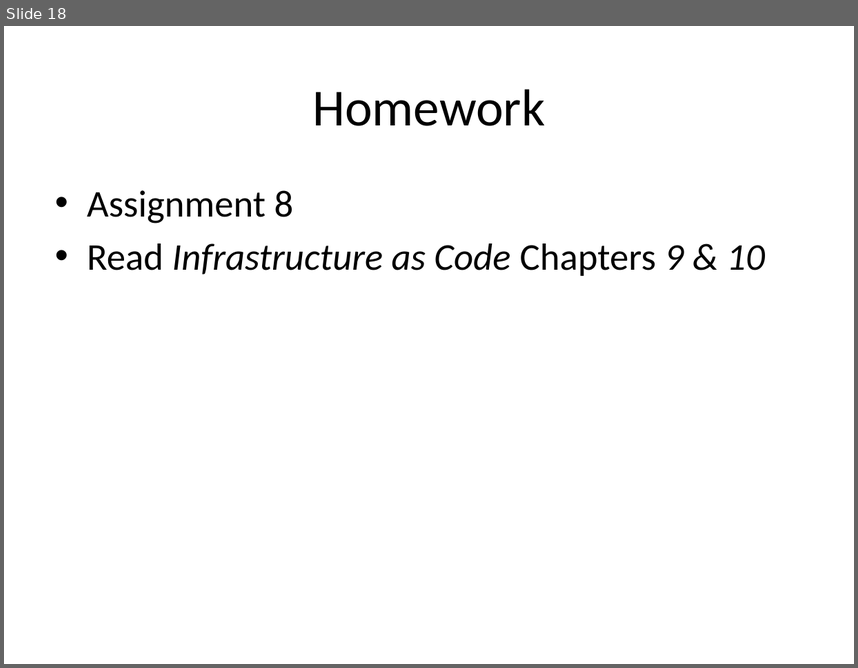
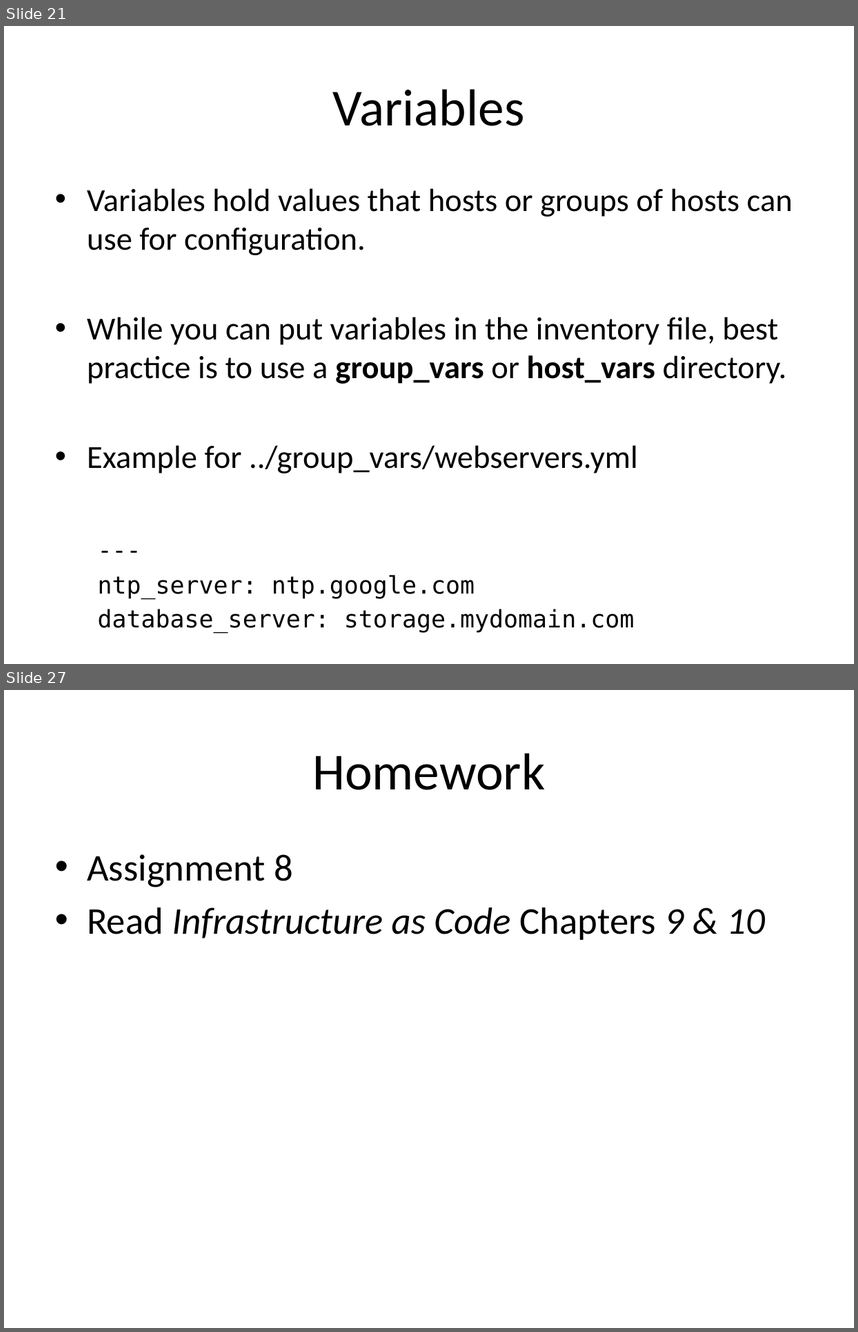
Before and after one commit to jasondbaker/infrastructure-class, a slide deck: lectures/infrastructure-week-10.pptx. Shown one above the other, each under a label of ours: slide 18 before the commit, slides 21 and 27 after it; the slides between them are not shown. The pictures are 858x668 and 858x1332 pixels, drawn with LibreOffice and Linux fonts; fonts in the diff are those of the drawing. Boxes give left, top, right and bottom in pixels: in the first picture for what was removed or moved away, otherwise in the second. Text is boxed around its words. In the diff, an @@ line names an element or a change of style, - is before the commit and + after.

```diff
--- a/lectures/infrastructure-week-10.pptx
+++ b/lectures/infrastructure-week-10.pptx
@@ slide 21 added at [4, 26, 854, 664], background #FFFFFF @@
@@ title added at [333, 89, 525, 126], 44 pt, text #000000 @@
+Variables
@@ text added at [87, 188, 793, 599], 27.2 pt, text #000000 @@
+• Variables hold values that hosts or groups of hosts can use for configuration.
+• While you can put variables in the inventory file, best practice is to use a group_vars or host_vars directory.
+• Example for ../group_vars/webservers.yml
+---
+ntp_server: ntp.google.com
+database_server: storage.mydomain.com
@@ what was slide 18 is now slide 27 @@
```
Also in this commit, not shown: 1 slide changed, 8 other slides added.
